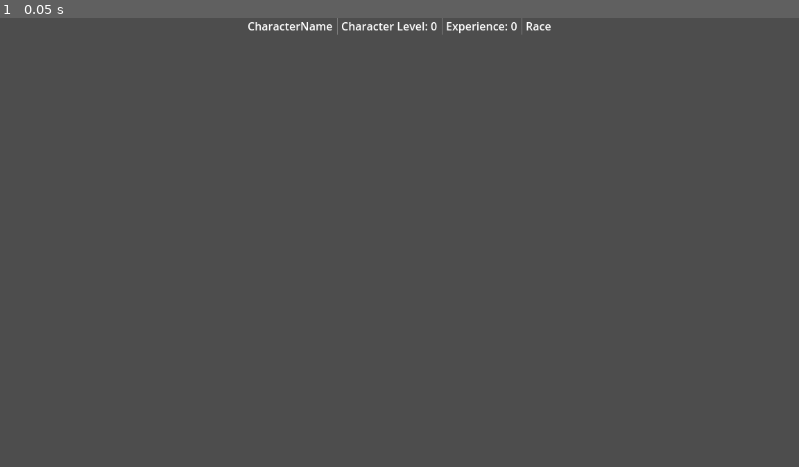
Above: before the commit, frame 1.
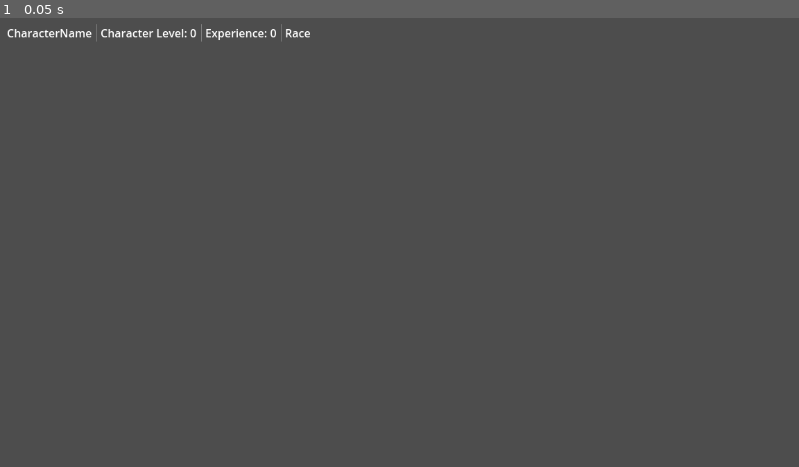
Above: after the commit, the same moment.

Repository: eodomo/Eric-s-Character-Creator
Game: Godot game, scene res://Scenes/character_sheet.tscn
The game is run twice, just before and just after one commit, with the same random seed, the same clock (stepped at 60 frames per second) and the same inputs.
Inputs:
- Up to frame 1 (0.05 s): no input

The runs differ from the first frame. In frame 1, 0.7% of the frame differs, in the area x 0-69%, y 0-6%.

Commit message:
add level stats

Diff:
--- a/Scenes/character_sheet.tscn
+++ b/Scenes/character_sheet.tscn
@@ -2,47 +2,51 @@
 
 [ext_resource type="Script" path="res://Scripts/character_sheet.gd" id="1_6at8g"]
 
-[node name="CharacterSheet" type="Node2D"]
+[node name="CharacterSheet" type="Control"]
+layout_mode = 3
+anchors_preset = 0
 script = ExtResource("1_6at8g")
 
-[node name="CanvasLayer" type="CanvasLayer" parent="."]
+[node name="MarginContainer" type="MarginContainer" parent="."]
+layout_mode = 0
+offset_right = 40.0
+offset_bottom = 40.0
+theme_override_constants/margin_left = 10
+theme_override_constants/margin_top = 10
+theme_override_constants/margin_right = 10
+theme_override_constants/margin_bottom = 10
 
-[node name="VBoxContainer" type="VBoxContainer" parent="CanvasLayer"]
-anchors_preset = 15
-anchor_right = 1.0
-anchor_bottom = 1.0
-grow_horizontal = 2
-grow_vertical = 2
+[node name="VBoxContainer" type="VBoxContainer" parent="MarginContainer"]
+layout_mode = 2
 
-[node name="HBoxContainer" type="HBoxContainer" parent="CanvasLayer/VBoxContainer"]
+[node name="HBoxContainer" type="HBoxContainer" parent="MarginContainer/VBoxContainer"]
 layout_mode = 2
-alignment = 1
 
-[node name="CharacterNameLabel" type="Label" parent="CanvasLayer/VBoxContainer/HBoxContainer"]
+[node name="CharacterNameLabel" type="Label" parent="MarginContainer/VBoxContainer/HBoxContainer"]
 unique_name_in_owner = true
 layout_mode = 2
 text = "CharacterName"
 
-[node name="VSeparator" type="VSeparator" parent="CanvasLayer/VBoxContainer/HBoxContainer"]
+[node name="VSeparator" type="VSeparator" parent="MarginContainer/VBoxContainer/HBoxContainer"]
 layout_mode = 2
 
-[node name="CharacterLevelLabel" type="Label" parent="CanvasLayer/VBoxContainer/HBoxContainer"]
+[node name="CharacterLevelLabel" type="Label" parent="MarginContainer/VBoxContainer/HBoxContainer"]
 unique_name_in_owner = true
 layout_mode = 2
 text = "Character Level: 0"
 
-[node name="VSeparator3" type="VSeparator" parent="CanvasLayer/VBoxContainer/HBoxContainer"]
+[node name="VSeparator3" type="VSeparator" parent="MarginContainer/VBoxContainer/HBoxContainer"]
 layout_mode = 2
 
-[node name="ExperienceLabel" type="Label" parent="CanvasLayer/VBoxContainer/HBoxContainer"]
+[node name="ExperienceLabel" type="Label" parent="MarginContainer/VBoxContainer/HBoxContainer"]
 unique_name_in_owner = true
 layout_mode = 2
 text = "Experience: 0"
 
-[node name="VSeparator2" type="VSeparator" parent="CanvasLayer/VBoxContainer/HBoxContainer"]
+[node name="VSeparator2" type="VSeparator" parent="MarginContainer/VBoxContainer/HBoxContainer"]
 layout_mode = 2
 
-[node name="RaceLabel" type="Label" parent="CanvasLayer/VBoxContainer/HBoxContainer"]
+[node name="RaceLabel" type="Label" parent="MarginContainer/VBoxContainer/HBoxContainer"]
 unique_name_in_owner = true
 layout_mode = 2
 text = "Race"
--- a/Scripts/character.gd
+++ b/Scripts/character.gd
@@ -1,4 +1,10 @@
 class_name Character extends Node2D
 
-var character_classes = [CharacterClass]
+var character_classes : Array[CharacterClass]
 var race : Race
+
+func get_character_level () -> int:
+    var level : int = 0
+    for character_class in character_classes:
+        level += character_class.level
+    return level
--- a/Scripts/character_class.gd
+++ b/Scripts/character_class.gd
@@ -1,4 +1,4 @@
 class_name CharacterClass extends Node2D
 
-var level
-var experience_points
+var level : int
+var experience_points : int
--- a/Scripts/character_sheet.gd
+++ b/Scripts/character_sheet.gd
@@ -1,4 +1,4 @@
-class_name CharacterSheet extends Node2D
+class_name CharacterSheet extends Control
 
 @onready var character_name_label: Label = %CharacterNameLabel
 @onready var character_level_label: Label = %CharacterLevelLabel
@@ -6,13 +6,13 @@
 @onready var race_label : Label = %RaceLabel
 
 func set_character_name(character_name : String) -> void:
-    character_name_label.text = character_name
+	character_name_label.text = character_name
 
 func set_character_level(character_level : int) -> void:
-    character_level_label.text = "Character Level: " + str(character_level)
+	character_level_label.text = "Character Level: " + str(character_level)
 
 func set_experience(experience : int) -> void:
-    experience_label.text = "Experience: " + str(experience)
+	experience_label.text = "Experience: " + str(experience)
 
 func set_race(race : Race) -> void:
-    race_label.text = race.name
+	race_label.text = race.name
